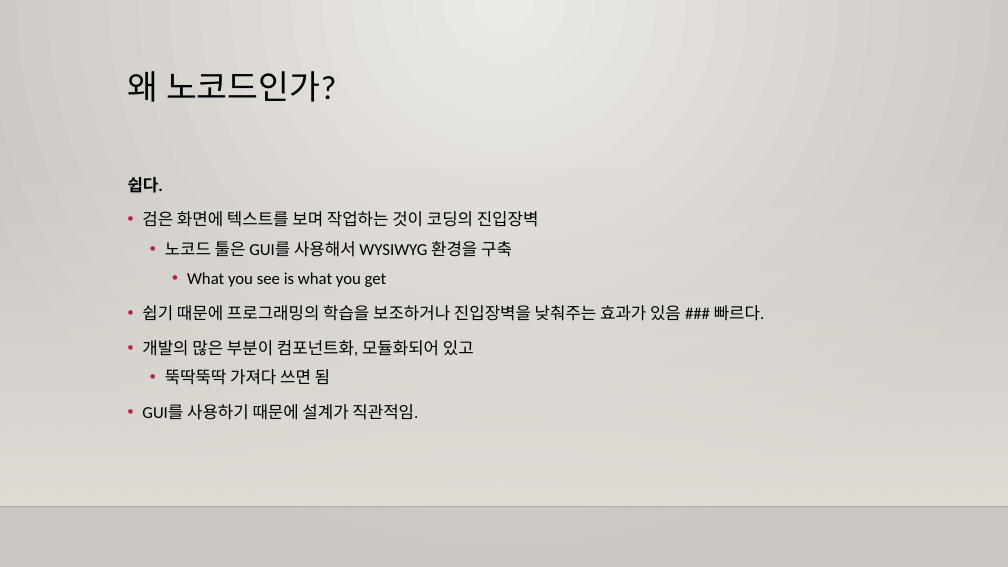
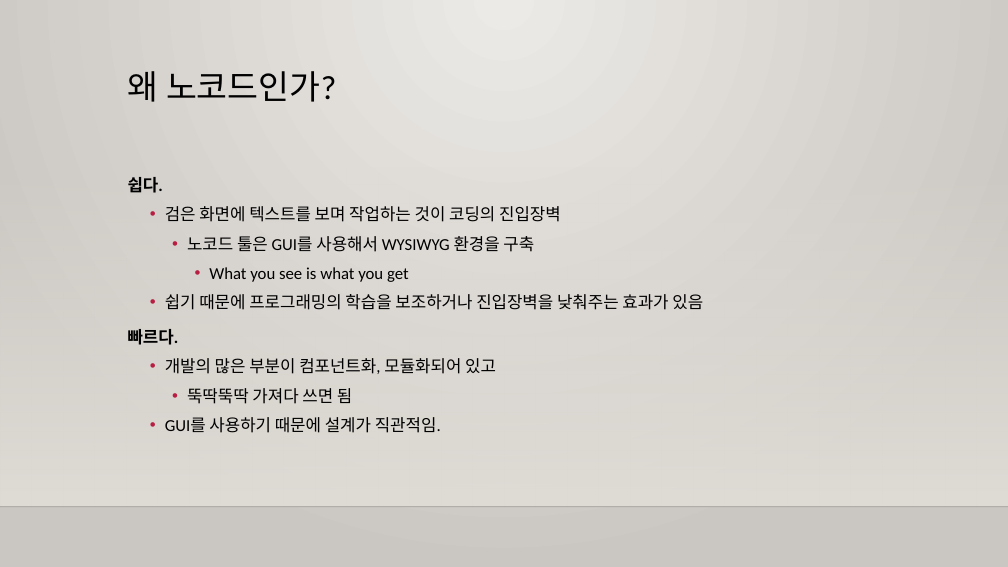
Before and after one commit to m00nlygreat/obsidian-vault, a slide deck: slide 4 of 노코드 엔지니어링/노코드 개론.pptx. Drawn at 1008x567 pixels with LibreOffice and Linux fonts; fonts in the diff are those of the drawing; background and template pictures are left out. Boxes give left, top, right and bottom in pixels: in the first picture for what was removed or moved away, otherwise in the second. Text is boxed around its words. In the diff, an @@ line names an element or a change of style, - is before the commit and + after.

Commit message:
백업 완료: 2023-11-25 02:02:07
Affected files:
노코드 엔지니어링/노코드 개론.pptx

```diff
--- a/노코드 엔지니어링/노코드 개론.pptx
+++ b/노코드 엔지니어링/노코드 개론.pptx
@@ text at [128, 177, 561, 433]: less space between paragraphs; list level 1 to 2 in "검은 화면에 텍스트를 보며 작업하는 ..."; list level 2 to 3 in "노코드 툴은 GUI를 사용해서 WYSIWYG ..."; list level 3 to 4 in "What you see is what ..."; list level 1 to 2 in "개발의 많은 부분이 컴포넌트화, 모듈화되어 ..."; list level 2 to 3 in "뚝딱뚝딱 가져다 쓰면 됨"; list level 1 to 2 in "GUI를 사용하기 때문에 설계가 직관적임." @@
@@ text at [128, 294, 703, 345]: text changed @@
-• 쉽기 때문에 프로그래밍의 학습을 보조하거나 진입장벽을 낮춰주는 효과가 있음 ### 빠르다.
+  • 쉽기 때문에 프로그래밍의 학습을 보조하거나 진입장벽을 낮춰주는 효과가 있음
+빠르다.
```
Also in this commit, not shown: 12 other slides changed.
